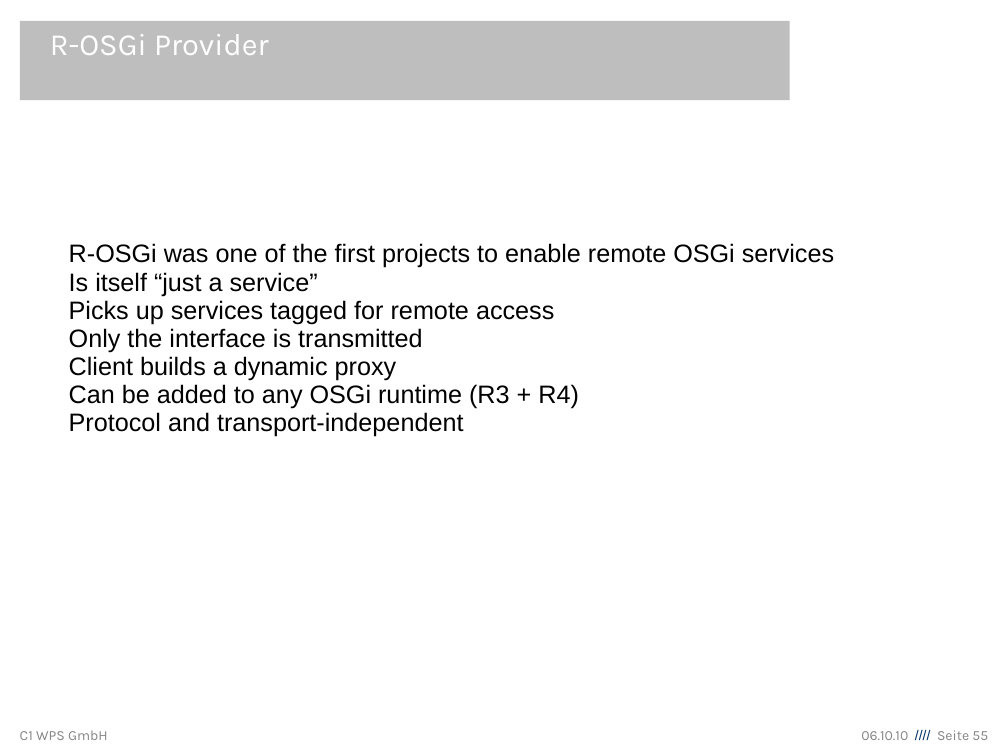
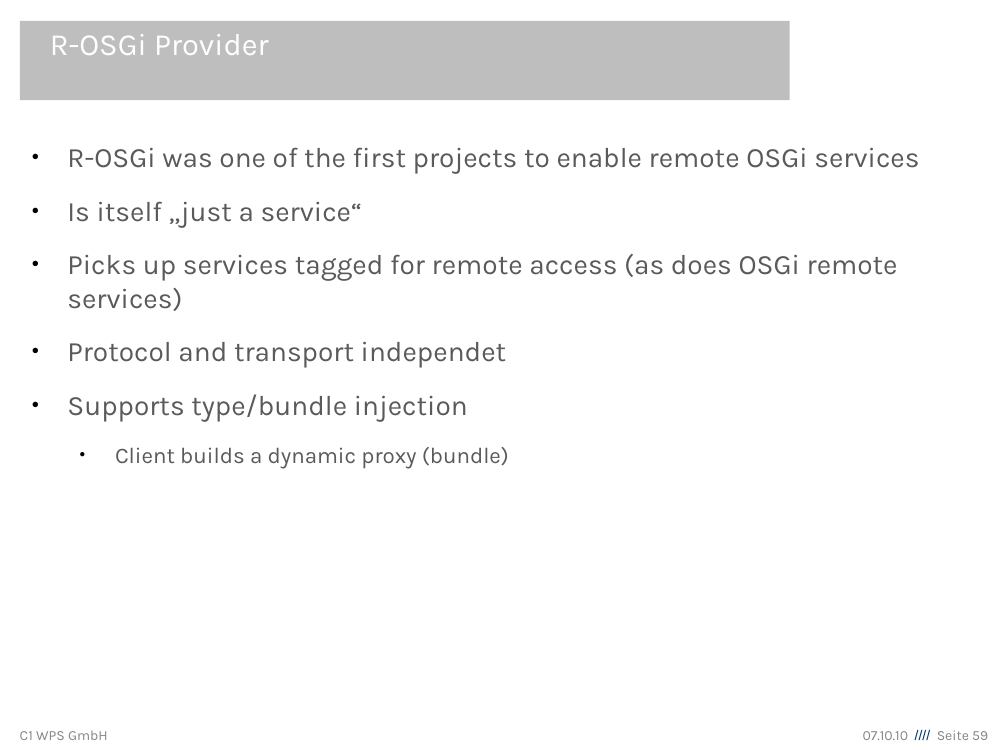
Before and after one commit to lemmy/org.eclipse.ecf.winterschool, a slide deck: slide 59 of org.eclipse.ecf.winterschool/EclipseCommunicationFramework.odp (slide 55 before the commit). Drawn at 1008x756 pixels with LibreOffice and Linux fonts; fonts in the diff are those of the drawing; background and template pictures are left out. Boxes give left, top, right and bottom in pixels: in the first picture for what was removed or moved away, otherwise in the second. Text is boxed around its words. In the diff, an @@ line names an element or a change of style, - is before the commit and + after.

```diff
--- a/org.eclipse.ecf.winterschool/EclipseCommunicationFramework.odp
+++ b/org.eclipse.ecf.winterschool/EclipseCommunicationFramework.odp
@@ text "R-OSGi was one of the ...": place and size @@
-text "R-OSGi was one of the ..." at (69, 243, 834, 437)
+text "R-OSGi was one of the ..." at (67, 147, 919, 469)
@@ text at (67, 147, 919, 174): size 18 to 20 pt, font Arial to Karla, text colour #000000 to #5A5A5A in "R-OSGi was one of the first projects ..."; bullet none to ●; line spacing 0.93 to 1; more space between paragraphs @@
@@ text at (67, 201, 898, 469): text changed; size 18 to 20 pt; font Arial to Karla; text colour #000000 to #5A5A5A @@
-Is itself “just a service”
-Picks up services tagged for remote access
-Only the interface is transmitted
-Client builds a dynamic proxy
-Can be added to any OSGi runtime (R3 + R4)
-Protocol and transport-independent
+● Is itself „just a service“
+● Picks up services tagged for remote access (as does OSGi remote services)
+● Protocol and transport independet
+● Supports type/bundle injection
+  ● Client builds a dynamic proxy (bundle)
@@ text at (863, 730, 988, 740): text changed @@
-06.10.10 //// Seite 55
+07.10.10 //// Seite 59
```
Also in this commit, not shown: 12 other slides changed, 8 slides added, 13 slides removed.
